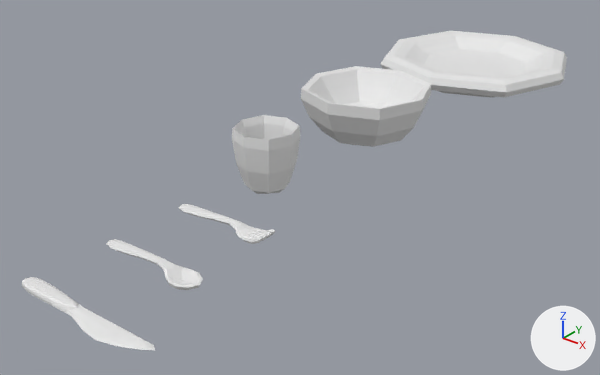
Two versions of the glTF model public/Dishes.glb, one commit apart.
One viewpoint serves both versions: a 50 mm camera at (5.76, -8.59, 4.22) aimed at (-0.27, -1.05, -0.45). The lights are fixed; the arrows at lower right show +X, +Y and +Z. Vertices at the same position are counted once.

The first picture shows 'Bowl', 'Cup', 'Fork', 'Knife', 'Plate', 'Spoon'.
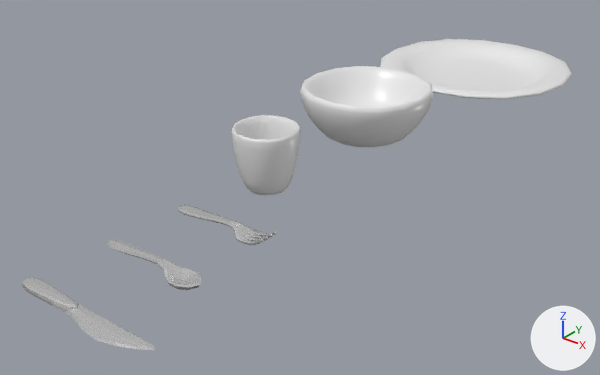
Boxes [x1, y1, x2, y2] around the edits, measured in the pictures (600 x 375 px):
'Plate', reshaped (9% shorter)
    before: [381, 31, 567, 98]
    after: [380, 39, 572, 100]
'Bowl', reshaped
    before: [301, 66, 431, 147]
    after: [300, 66, 433, 147]
'Knife', recoloured
    both: [22, 277, 155, 350]
'Spoon', recoloured
    both: [107, 239, 203, 290]
'Fork', reshaped
    before: [179, 204, 275, 244]
    after: [178, 205, 277, 245]
part 1 of me_mesh, added
    after: [300, 66, 433, 147]

What changed in the scene script:
```text
Add mat_stainless_steel:
    mat_stainless_steel = principled_material('Stainless Steel')
    mat_stainless_steel.base_color = (0.8, 0.8, 0.8)  # white #e7e7e7
    mat_stainless_steel.metallic = 0.831
    mat_stainless_steel.roughness = 0.163
Add mat_ceramic:
    mat_ceramic = principled_material('Ceramic')
    mat_ceramic.base_color = (0.8, 0.8, 0.8)  # white #e7e7e7
    mat_ceramic.roughness = 0.319
Change me_mesh:
    used by ob_bowl; location = (0.0, 0.0, 0.0)
    remove me_mesh.from_pydata(...)  # 74 vertices, 144 faces; spans x -0.84..0.84, y -0.84..0.84, z 0.0..0.69
    remove me_mesh.materials.append(mat_material)  # white #e7e7e7
    add me_mesh.from_pydata(...)  # 290 vertices, 576 faces; spans x -0.85..0.85, y -0.85..0.85, z 0.0..0.71
    me_mesh part 1: 216 vertices added at x -0.85..0.85, y -0.85..0.85, z 0.0..0.71
    me_mesh part 2: the surface is now shaded smooth
    add me_mesh.materials.append(mat_ceramic)  # white #e7e7e7
Change me_mesh_001:
    used by ob_plate; location = (0.0, 3.0, 0.0)
    remove me_mesh_001.from_pydata(...)  # 106 vertices, 208 faces; spans x -1.46..1.46, y -1.46..1.46, z -0.01..0.43
    remove me_mesh_001.materials.append(mat_material)  # white #e7e7e7
    add me_mesh_001.from_pydata(...)  # 418 vertices, 832 faces; spans x -1.46..1.46, y -1.46..1.46, z -0.01..0.26
    me_mesh_001 part 3: 8 vertices moved from x -1.42..1.42, y -1.42..1.42, z 0.22 to x -1.19..1.19, y -1.19..1.19, z 0.17; 57 vertices removed from x -1.46..1.46, y -1.46..1.46, z 0.24..0.43; 369 vertices added at x -1.46..1.46, y -1.46..1.46, z -0.01..0.26
    add me_mesh_001.materials.append(mat_ceramic)  # white #e7e7e7
Change me_mesh_003:
    used by ob_fork; location = (0.0, -3.0, 0.0)
    remove me_mesh_003.from_pydata(...)  # 220 vertices, 436 faces; spans x -0.402..0.889, y -0.142..0.123, z -0.006..0.114
    remove me_mesh_003.materials.append(mat_material)  # white #e7e7e7
    add me_mesh_003.from_pydata(...)  # 1130 vertices, 2256 faces; spans x -0.413..0.915, y -0.142..0.127, z -0.024..0.105
    me_mesh_003 part 4: 220 vertices removed from x -0.402..0.889, y -0.142..0.123, z -0.006..0.114; 1130 vertices added at x -0.413..0.915, y -0.142..0.127, z -0.024..0.105
    add me_mesh_003.materials.append(mat_stainless_steel)  # white #e7e7e7
Change me_mesh_004:
    where me_mesh_004.from_pydata(...)  # 96 vertices, 188 faces; spans x -0.415..0.899, y -0.161..0.143, z -0.093..0.085
    remove me_mesh_004.materials.append(mat_material)  # white #e7e7e7
    add me_mesh_004.materials.append(mat_stainless_steel)  # white #e7e7e7
Change me_mesh_005:
    where me_mesh_005.from_pydata(...)  # 104 vertices, 204 faces; spans x -0.4..1.33, y -0.17..0.09, z -0.02..0.08
    remove me_mesh_005.materials.append(mat_material)  # white #e7e7e7
    add me_mesh_005.materials.append(mat_stainless_steel)  # white #e7e7e7
```
